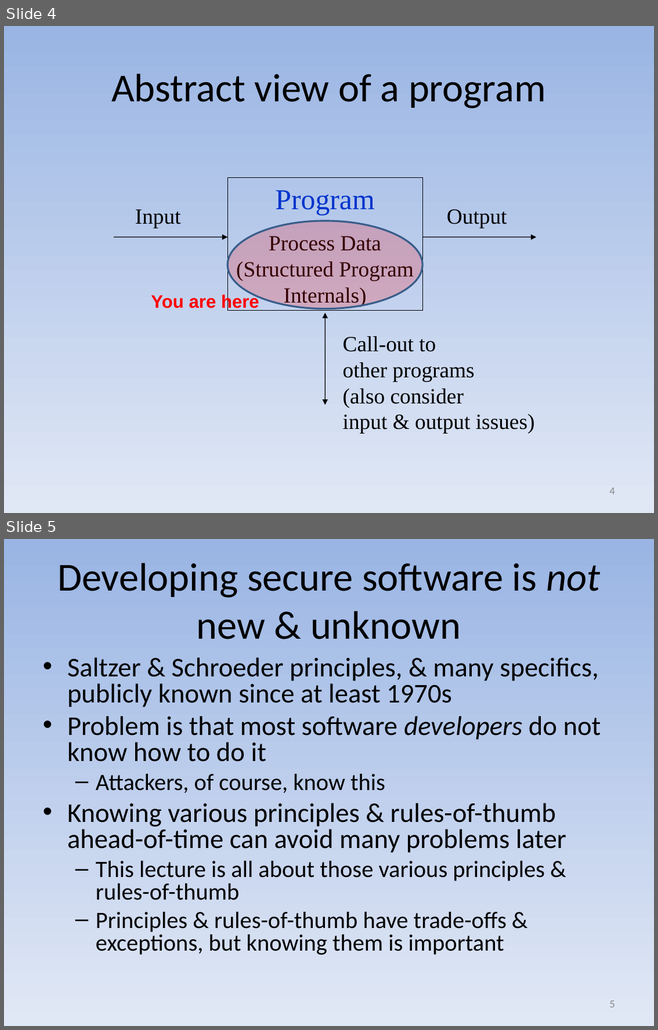
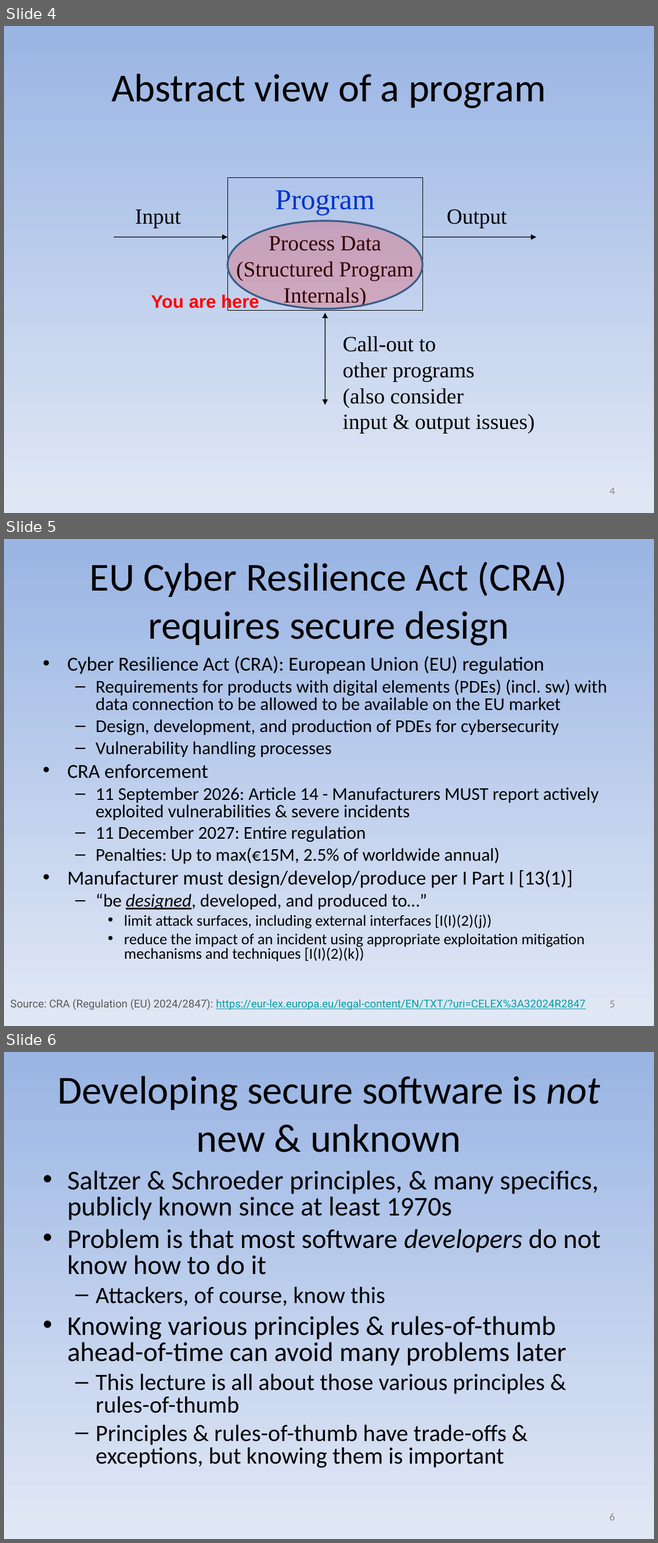
Before and after one commit to david-a-wheeler/david-a-wheeler.github.io, a slide deck: secure-class/presentations/Secure-Software-4-Design.ppt. Shown one above the other, each under a label of ours: slides 4 and 5 before the commit, slides 4, 5 and 6 after it. The pictures are 658x1030 and 658x1543 pixels, drawn with LibreOffice and Linux fonts; fonts in the diff are those of the drawing. Boxes give left, top, right and bottom in pixels: in the first picture for what was removed or moved away, otherwise in the second. Text is boxed around its words. In the diff, an @@ line names an element or a change of style, - is before the commit and + after.

```diff
--- a/secure-class/presentations/Secure-Software-4-Design.ppt
+++ b/secure-class/presentations/Secure-Software-4-Design.ppt
@@ slide 5 added at (4, 539, 654, 1026), background gradient #9AB5E4 to #E1E8F5 @@
@@ title added at (90, 562, 567, 646), 44 pt, text #000000 @@
+EU Cyber Resilience Act (CRA) requires secure design
@@ text added at (67, 656, 607, 962), 20 pt, text #000000 @@
+• Cyber Resilience Act (CRA): European Union (EU) regulation
+  – Requirements for products with digital elements (PDEs) (incl. sw) with data connection to be allowed to be available on the EU market
+  – Design, development, and production of PDEs for cybersecurity
+  – Vulnerability handling processes
+• CRA enforcement
+  – 11 September 2026: Article 14 - Manufacturers MUST report actively exploited vulnerabilities & severe incidents
+  – 11 December 2027: Entire regulation
+  – Penalties: Up to max(€15M, 2.5% of worldwide annual)
+• Manufacturer must design/develop/produce per I Part I [13(1)]
+  – “be designed, developed, and produced to…”
+    • limit attack surfaces, including external interfaces [I(I)(2)(j))
+    • reduce the impact of an incident using appropriate exploitation mitigation mechanisms and techniques [I(I)(2)(k))
@@ text added at (10, 999, 585, 1010), 12 pt, text #009EA7, underline @@
+Source: CRA (Regulation (EU) 2024/2847): https://eur-lex.europa.eu/legal-content/EN/TXT/?uri=CELEX%3A32024R2847
@@ page number added at (609, 1001, 614, 1008), 12 pt, text #898989 @@
+5
@@ what was slide 5 is now slide 6 @@
@@ page number at (609, 1513, 614, 1521): text changed @@
-5
+6
```
Also in this commit, not shown: 2 slides changed.
